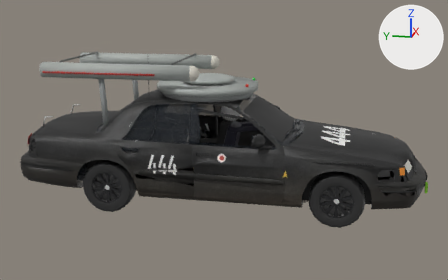
A saved change to the glTF model public/cars/field/models/444.glb.
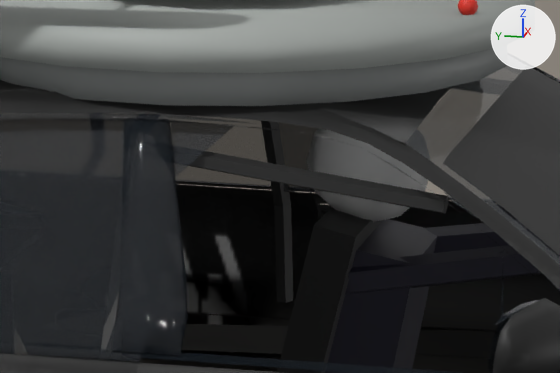
Each version is shown whole from a 50 mm lens placed at (-8.12, -1.52, 2.84), pointed at (-0.04, 0.1, 0.82), then close up on the part from 38% to 59% of the width and 30% to 52% of the height. Every picture has the same lights, and +X, +Y and +Z are marked at upper right. The last two pictures show the newer version. Vertices at exactly the same position are counted once.

Objects in the first close-up: 'body'.
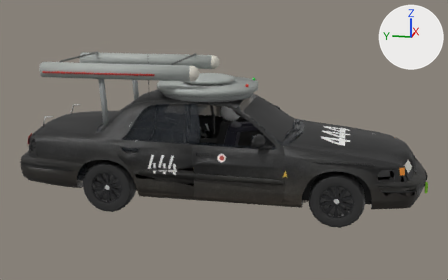
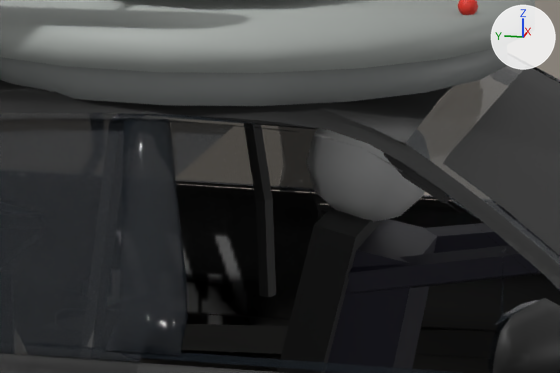
Location of each change, (x1, y1, x2, y2) in pixels of the close-ups (560 x 373 px):
part 1 of me_body_mesh, added: after (80, 123, 276, 360)
part 2 of me_body_mesh, added: after (117, 113, 451, 203)
part 3 of me_body_mesh, cut back (mostly hidden): before (100, 114, 448, 361)

Patch to the scene script:
```diff
--- a/public/cars/field/models/444.glb.py
+++ b/public/cars/field/models/444.glb.py
@@ me_body_mesh @@
 # used by ob_body; location = (0.0, 0.0, 0.0)
-me_body_mesh.from_pydata(...)  # 6309 vertices, 8995 faces; spans x -1.09..1.09, y -2.58..2.83, z 0.2..1.99
+me_body_mesh.from_pydata(...)  # 6329 vertices, 9035 faces; spans x -1.09..1.09, y -2.58..2.83, z 0.2..1.99
+# me_body_mesh part 1: a new loose piece of 35 vertices spanning x -0.91..0.91, y 0.42..0.46, z 0.68..1.44, in mat_car444_livery (picture img_livery)
+# me_body_mesh part 2: a new loose piece of 35 vertices spanning x -0.65..-0.39, y -0.28..0.45, z 1.26..1.44, in mat_car444_livery (picture img_livery)
+# me_body_mesh part 3
+# 85 vertices are removed from x -0.91..0.91, y -0.28..0.42, z 0.67..1.44
+# 168 faces are deleted
+# 10 new faces join them, mat_car444_glass (black #1c2228)
+# other edits to the shape of me_body_mesh do not show in these pictures
 me_body_mesh.materials.append(mat_car444_livery)
```
